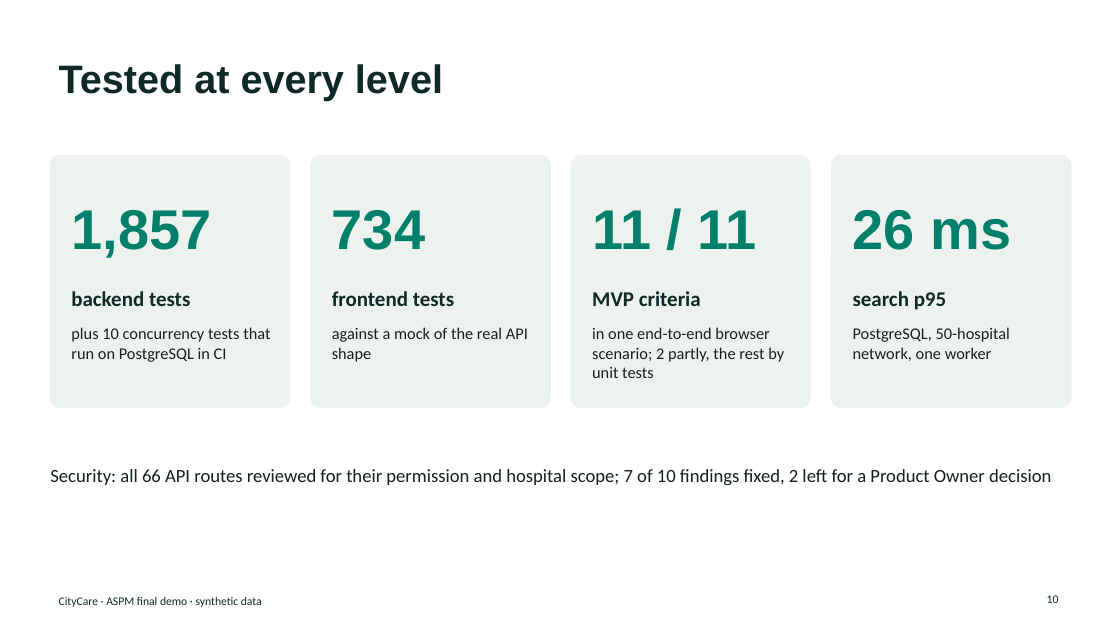
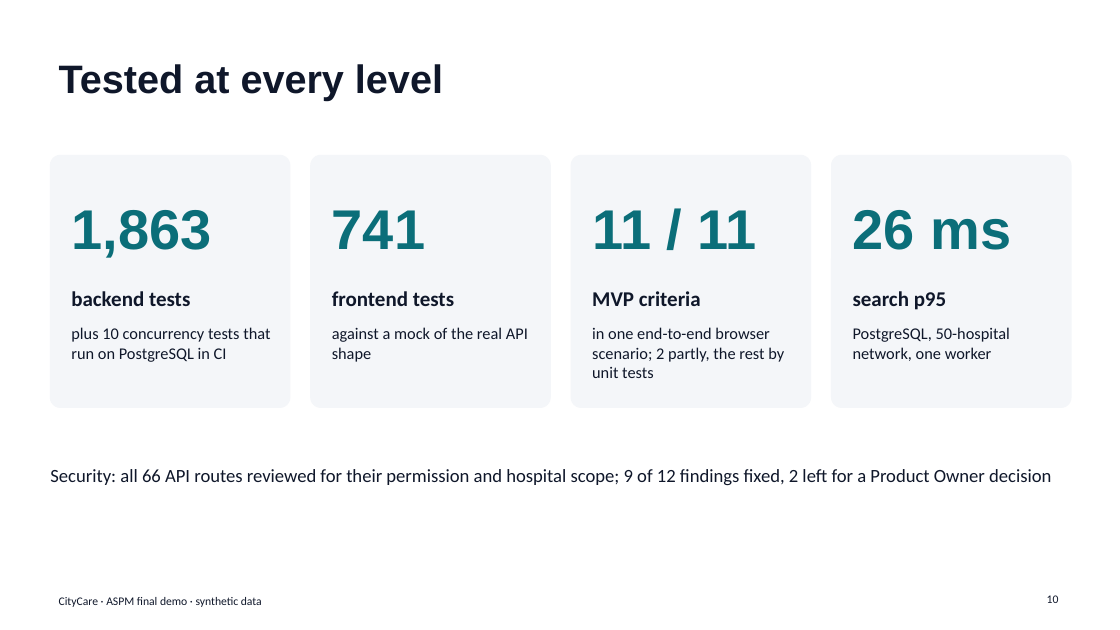
Before and after one commit to harishassan-code/hospital-care, a slide deck: slide 10 of docs/deliverables/final/final-presentation.pptx. Drawn at 1120x630 pixels with LibreOffice and Linux fonts; fonts in the diff are those of the drawing. Boxes give left, top, right and bottom in pixels: in the first picture for what was removed or moved away, otherwise in the second. Text is boxed around its words. In the diff, an @@ line names an element or a change of style, - is before the commit and + after.

```diff
--- a/docs/deliverables/final/final-presentation.pptx
+++ b/docs/deliverables/final/final-presentation.pptx
@@ text "11 / 11" at bbox=[592, 210, 757, 249]: text colour #00806A to #0B6E79 @@
@@ fill #EDF2EE to #F4F6F9; outline #EDF2EE 1 pt to #F4F6F9 1 pt in 4 elements at bbox=[50, 155, 290, 408], bbox=[311, 155, 550, 408], bbox=[571, 155, 811, 408], bbox=[832, 155, 1071, 408] @@
@@ text "26 ms" at bbox=[853, 210, 1011, 250]: text colour #00806A to #0B6E79 @@
@@ text at bbox=[71, 210, 211, 258]: text changed; text colour #00806A to #0B6E79 @@
-1,857
+1,863
@@ text at bbox=[332, 210, 425, 249]: text changed; text colour #00806A to #0B6E79 @@
-734
+741
@@ text at bbox=[50, 469, 1051, 486]: text changed; text colour #14211E to #0F172A @@
-Security: all 66 API routes reviewed for their permission and hospital scope; 7 of 10 findings fixed, 2 left for a Product Owner decision
+Security: all 66 API routes reviewed for their permission and hospital scope; 9 of 12 findings fixed, 2 left for a Product Owner decision
@@ text colour #0F2A26 to #0F172A in 7 elements at bbox=[59, 64, 443, 101], bbox=[71, 291, 190, 306], bbox=[332, 291, 454, 306], bbox=[592, 291, 701, 306], bbox=[853, 291, 946, 310], bbox=[1047, 595, 1059, 603], bbox=[59, 597, 262, 607] @@
```
Also in this commit, not shown: 12 other slides changed, 10 other files.
